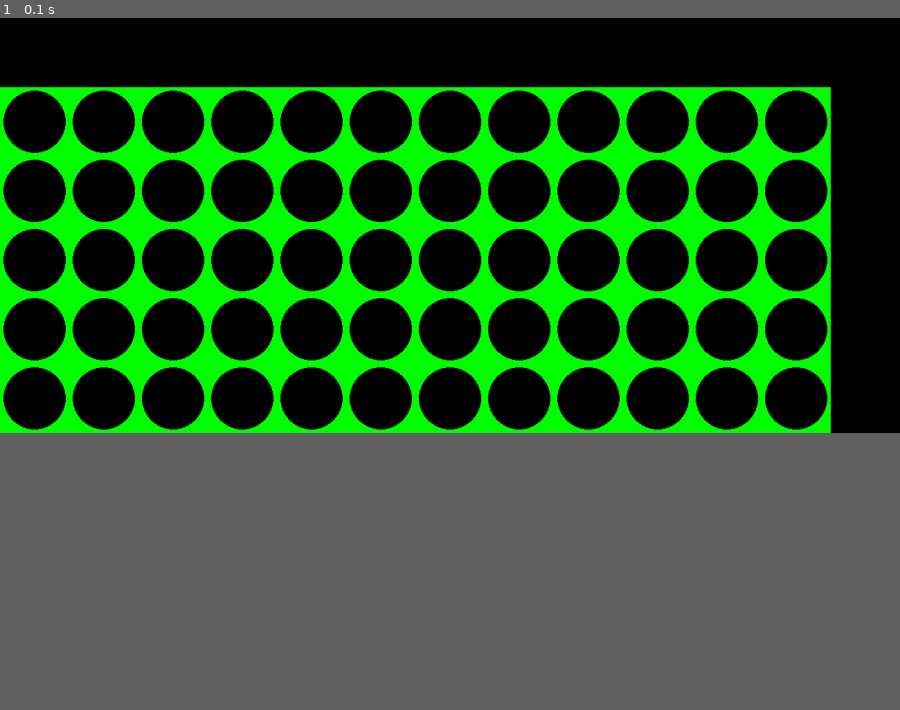
Above: before the commit, frame 1.
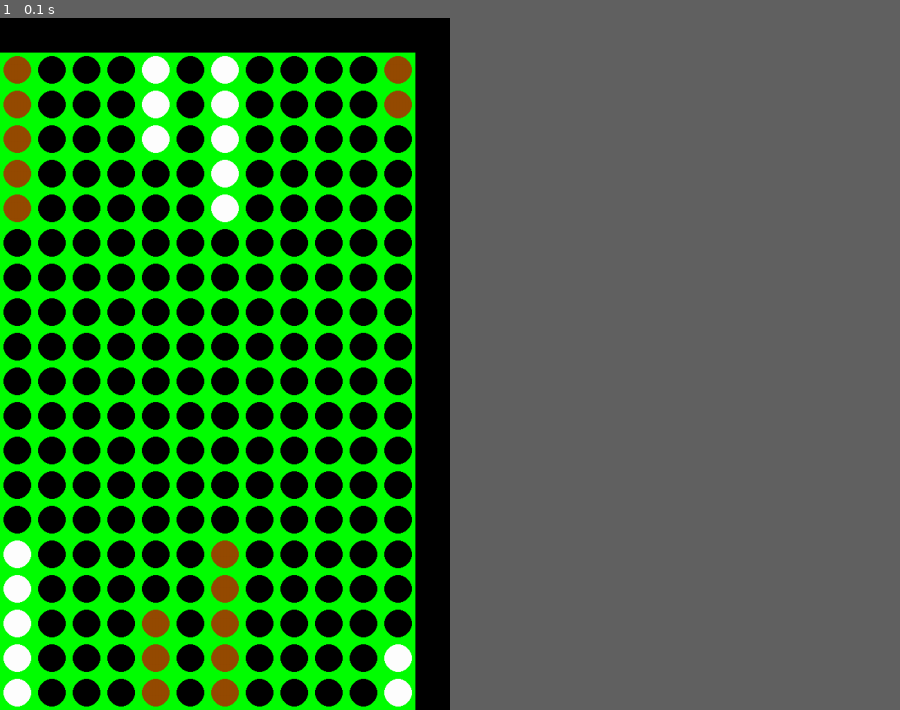
Above: after the commit, the same moment.

Repository: iulifeif/Backgammon-project
Game: pygame game, started from game-interface.py
The game is run twice, just before and just after one commit, with the same random seed, the same clock (stepped at 60 frames per second) and the same inputs.
Inputs:
- Up to frame 1 (0.1 s): no input
The window is 900x415 before the commit and 450x692 after it. Grey fills any space a smaller window leaves; there, only what the larger window draws over its background counts as a difference.

The runs differ from the first frame. In frame 1, 33% of the frame differs, in the area x 0-93%, y 4-100%.

Commit message:
create pieces + adapt graphics at logic

Diff:
--- a/game-interface.py
+++ b/game-interface.py
@@ -11,9 +11,9 @@
 RED = (255, 0, 0)
 BROWN = (150, 75, 0)
 
-SQUARESIZE = 100
+SQUARESIZE = 50
 COLUMN_COUNT = 12
-ROW_COUNT = 6
+ROW_COUNT = 20
 width = SQUARESIZE * (COLUMN_COUNT + 1)
 height = SQUARESIZE * ROW_COUNT
 size = (width, height)
@@ -25,7 +25,36 @@
     return board
 
 
-def draw_board(board):
+def prepro(table):
+    up_table = table[len(table) // 2:]
+    intermediar_down_table = table[:len(table) // 2]
+    down_table = []
+    for pos in reversed(range(len(intermediar_down_table))):
+        down_table.append(intermediar_down_table[pos])
+    return up_table, down_table
+
+
+def draw_pieces(table, pos):
+    for col in range(len(table)):
+        line = pos
+        while table[col] != 0:
+            if table[col] < 0:
+                pygame.draw.circle(screen, BROWN,
+                                   (int(col * SQUARESIZE + SQUARESIZE / 2),
+                                    int(line * SQUARESIZE + SQUARESIZE + SQUARESIZE / 2)),
+                                   RADIUS)
+                table[col] += 1
+            elif table[col] > 0:
+                pygame.draw.circle(screen, WHITE,
+                                   (int(col * SQUARESIZE + SQUARESIZE / 2),
+                                    int(line * SQUARESIZE + SQUARESIZE + SQUARESIZE / 2)),
+                                   RADIUS)
+                table[col] -= 1
+
+            line = line + 1 if pos == 0 else line - 1
+
+
+def draw_board(board, table):
     for index_column in range(COLUMN_COUNT):
         for index_line in range(ROW_COUNT):
             pygame.draw.rect(screen, GREEN,
@@ -34,20 +63,23 @@
                                (int(index_column * SQUARESIZE + SQUARESIZE / 2),
                                 int(index_line * SQUARESIZE + SQUARESIZE + SQUARESIZE / 2)),
                                RADIUS)
+    up_table, down_table = prepro(table)
+    draw_pieces(up_table, 0)
+    draw_pieces(down_table, 18)
 
 
 if __name__ == '__main__':
     # infinite loop
+    table = [2, 0, 0, 0, 0, -5, 0, -3, 0, 0, 0, 5, -5, 0, 0, 0, 3, 0, 5, 0, 0, 0, 0, -2]
     game_over = False
+    screen = pygame.display.set_mode(size)
+    board = create_board()
+    draw_board(board, table)
+    pygame.display.update()
     while not game_over:
-
         for event in pygame.event.get():
             if event.type == pygame.QUIT:
                 game_over = True
                 sys.exit()
             if event.type == pygame.MOUSEBUTTONDOWN:
                 print(event.pos)
-        screen = pygame.display.set_mode(size)
-        board = create_board()
-        draw_board(board)
-        pygame.display.update()
--- a/main.py
+++ b/main.py
@@ -1,5 +1,79 @@
 import copy
 import random
+import pygame
+import sys
+import numpy as np
+
+pygame.init()
+
+WHITE = (255, 255, 255)
+BLACK = (0, 0, 0)
+GREEN = (0, 255, 0)
+RED = (255, 0, 0)
+BROWN = (150, 75, 0)
+
+
+class Interface:
+    def __init__(self, table):
+        self.squaresize = 50
+        self.column_count = 12
+        self.row_count = 20
+        self.width = self.squaresize * (self.column_count + 1)
+        self.height = self.squaresize * self.row_count
+        self.size = (self.width, self.height)
+        self.radius = int(self.squaresize / 2 - 5)
+        self.screen = pygame.display.set_mode(self.size)
+        self.board = self.create_board()
+        self.draw_board(self.board, table)
+        pygame.display.update()
+
+    def create_board(self):
+        board = np.zeros((self.row_count, self.column_count))
+        return board
+
+    def prepro(self, table):
+        self.up_table = table[len(table) // 2:]
+        intermediar_down_table = table[:len(table) // 2]
+        self.down_table = []
+        for pos in reversed(range(len(intermediar_down_table))):
+            self.down_table.append(intermediar_down_table[pos])
+
+    def draw_pieces(self, table, pos):
+        for col in range(len(table)):
+            line = pos
+            while table[col] != 0:
+                if table[col] < 0:
+                    pygame.draw.circle(self.screen, BROWN,
+                                       (int(col * self.squaresize + self.squaresize / 2),
+                                        int(line * self.squaresize + self.squaresize + self.squaresize / 2)),
+                                       self.radius)
+                    table[col] += 1
+                elif table[col] > 0:
+                    pygame.draw.circle(self.screen, WHITE,
+                                       (int(col * self.squaresize + self.squaresize / 2),
+                                        int(line * self.squaresize + self.squaresize + self.squaresize / 2)),
+                                       self.radius)
+                    table[col] -= 1
+
+                line = line + 1 if pos == 0 else line - 1
+
+    def draw_board(self, board, table):
+        for index_column in range(self.column_count):
+            for index_line in range(self.row_count):
+                pygame.draw.rect(self.screen,
+                                 GREEN,
+                                 (index_column * self.squaresize,
+                                  index_line * self.squaresize + self.squaresize,
+                                  self.squaresize,
+                                  self.squaresize))
+                pygame.draw.circle(self.screen,
+                                   BLACK,
+                                   (int(index_column * self.squaresize + self.squaresize / 2),
+                                    int(index_line * self.squaresize + self.squaresize + self.squaresize / 2)),
+                                   self.radius)
+        up_table, down_table = self.prepro(table)
+        self.draw_pieces(up_table, 0)
+        self.draw_pieces(down_table, 18)
 
 
 class Backgammon:
@@ -144,3 +218,13 @@
 
 if __name__ == '__main__':
     play_game()
+    table = [2, 0, 0, 0, 0, -5, 0, -3, 0, 0, 0, 5, -5, 0, 0, 0, 3, 0, 5, 0, 0, 0, 0, -2]
+    game_over = False
+    interf = Interface(table)
+    while not game_over:
+        for event in pygame.event.get():
+            if event.type == pygame.QUIT:
+                game_over = True
+                sys.exit()
+            if event.type == pygame.MOUSEBUTTONDOWN:
+                print(event.pos)
